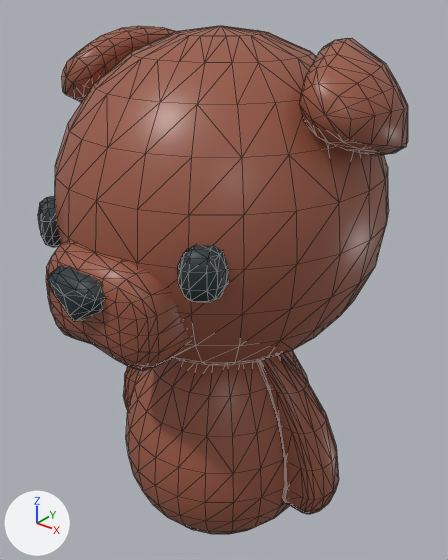
Before and after pictures for a commit that changed the glTF model assets/glb/characters/npc_base_003.glb.
Camera for both pictures: a 50 mm camera at (1.143, -1.416, 1.752) aimed at (0.015, -0.006, 0.878). Lighting does not change. The marker at lower left points along +X, +Y and +Z. The first picture is the older version. Mesh edges are drawn as thin lines. Where no turn or scale is listed for an object, it has been applied to the vertices. Vertices at exactly the same position are counted once.

The first picture shows 'character_bear', 'character_bearArmLeft', 'character_bearHead' and 1 more.
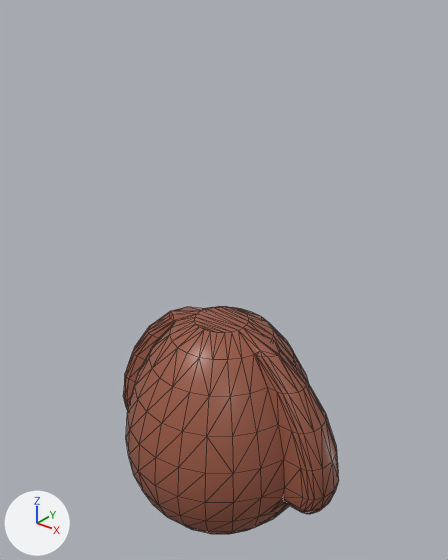
The change, as a diff of the scene's bpy script:
```diff
--- a/assets/glb/characters/npc_base_003.glb.py
+++ b/assets/glb/characters/npc_base_003.glb.py
@@ me_cube_022 @@
 # used by ob_character_bear; location = (0.0, 0.0, 0.0)
-me_cube_022.from_pydata(...)  # 216 vertices, 428 faces; spans x -0.338..0.338, y -0.35..0.35, z 0.0..0.726
+me_cube_022.from_pydata(...)  # 386 vertices, 768 faces; spans x -0.469..0.469, y -0.35..0.35, z 0.0..0.726
+# me_cube_022 part 1
+# 14 vertices are removed from x -0.338..0.338, y -0.087..0.087, z 0.158..0.677
+# 110 faces are deleted
+# 156 vertices are added at x -0.469..0.469, y -0.127..0.127, z 0.118..0.694
+# 10 new vertices lie (0.017, 0.009, 0.0) away from vertices in x -0.442..0.425, y -0.087..0.078, z 0.252..0.677
+# 10 new vertices lie (0.017, -0.009, 0.0) away from vertices in x -0.442..0.425, y -0.078..0.087, z 0.252..0.677
+# 8 new vertices lie (0.067, 0.0, 0.0) away from vertices in x -0.397..0.33, y -0.085..0.085, z 0.169..0.183
+# 450 new faces join them
 me_cube_022.materials.append(mat_browndark)
@@ ob_character_beararmleft @@
-ob_character_beararmleft = bpy.data.objects.new('character_bearArmLeft', me_cube_024)
-ob_character_beararmleft.location = (0.204, 0.0, 0.634)
@@ ob_character_bearhead @@
-ob_character_bearhead = bpy.data.objects.new('character_bearHead', me_cube_1337)
-ob_character_bearhead.location = (0.0, 0.0, 0.704)
```

Changed parts and their boxes [x1, y1, x2, y2] in the pictures (448 x 560 px):
'character_bearHead', deleted: before [38, 26, 408, 371]
    faces in mat_browndark (brown #9b5a45): [46, 26, 408, 371]
    faces in mat_black (dark cyan #263236): [38, 196, 228, 322]
'character_bear', reshaped: before [126, 350, 308, 534]; after [123, 306, 339, 534]
'character_bearArmLeft', deleted (brown): before [258, 353, 339, 514]
part 1 of me_cube_022, cut back (mostly hidden before): before [138, 351, 294, 534]; after [123, 307, 339, 534]
